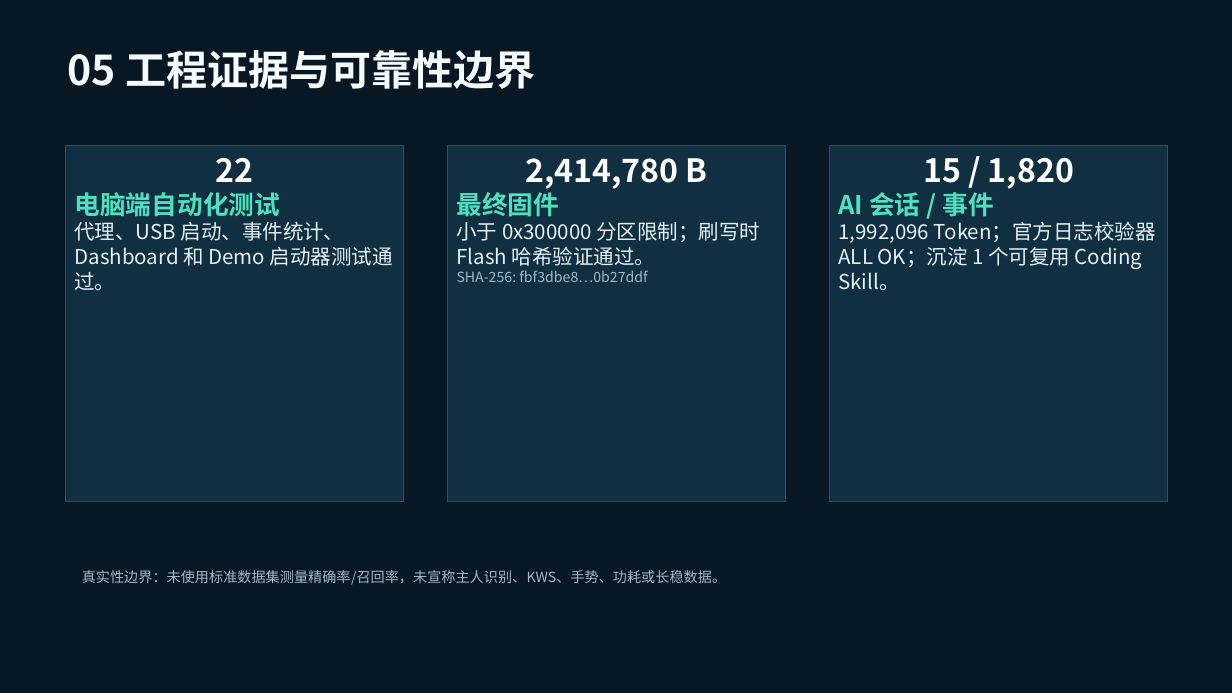
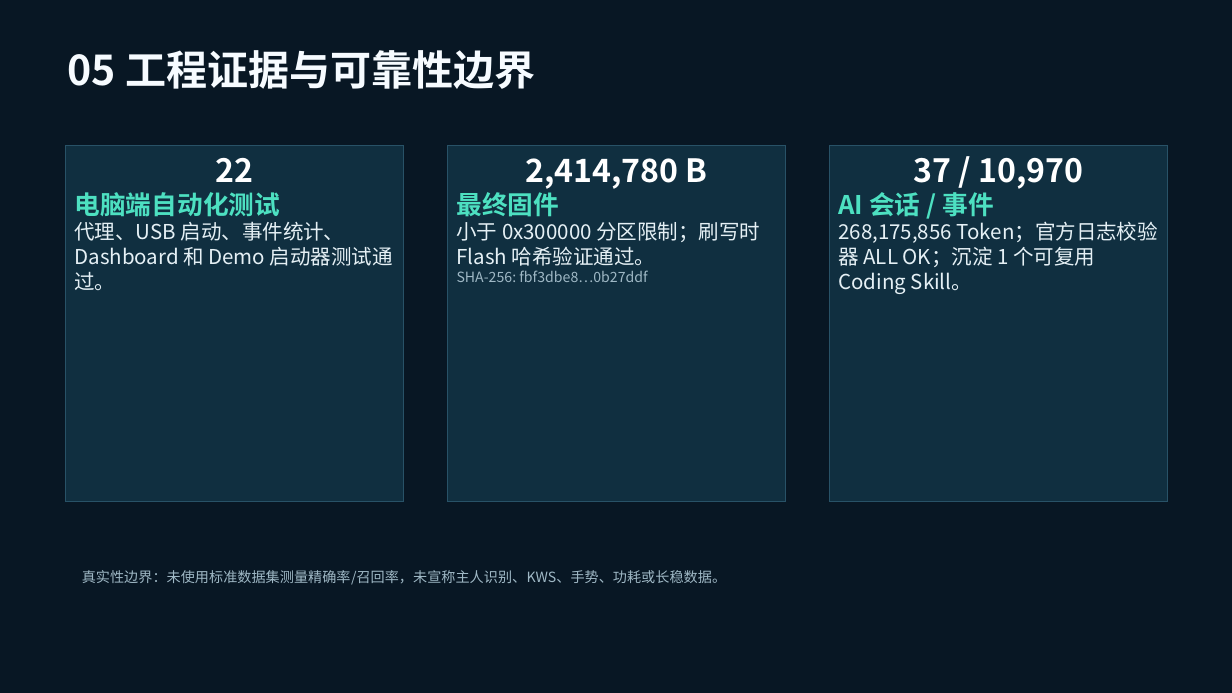
Before and after one commit to open-vela/contest2026_123_momohuhuhuluobudui, a slide deck: slide 6 of submission/AgentGuard-答辩PPT.pptx. Drawn at 1232x693 pixels with LibreOffice and Linux fonts; fonts in the diff are those of the drawing. Boxes give left, top, right and bottom in pixels: in the first picture for what was removed or moved away, otherwise in the second. Text is boxed around its words. In the diff, an @@ line names an element or a change of style, - is before the commit and + after.

```diff
--- a/submission/AgentGuard-答辩PPT.pptx
+++ b/submission/AgentGuard-答辩PPT.pptx
@@ text in rectangle at [914,158,1083,189]: text changed @@
-15 / 1,820
+37 / 10,970
@@ text in rectangle at [838,221,1158,294]: text changed @@
-1,992,096 Token；官方日志校验器 ALL OK；沉淀 1 个可复用 Coding Skill。
+268,175,856 Token；官方日志校验器 ALL OK；沉淀 1 个可复用 Coding Skill。
```
Also in this commit, not shown: 35 other files.
